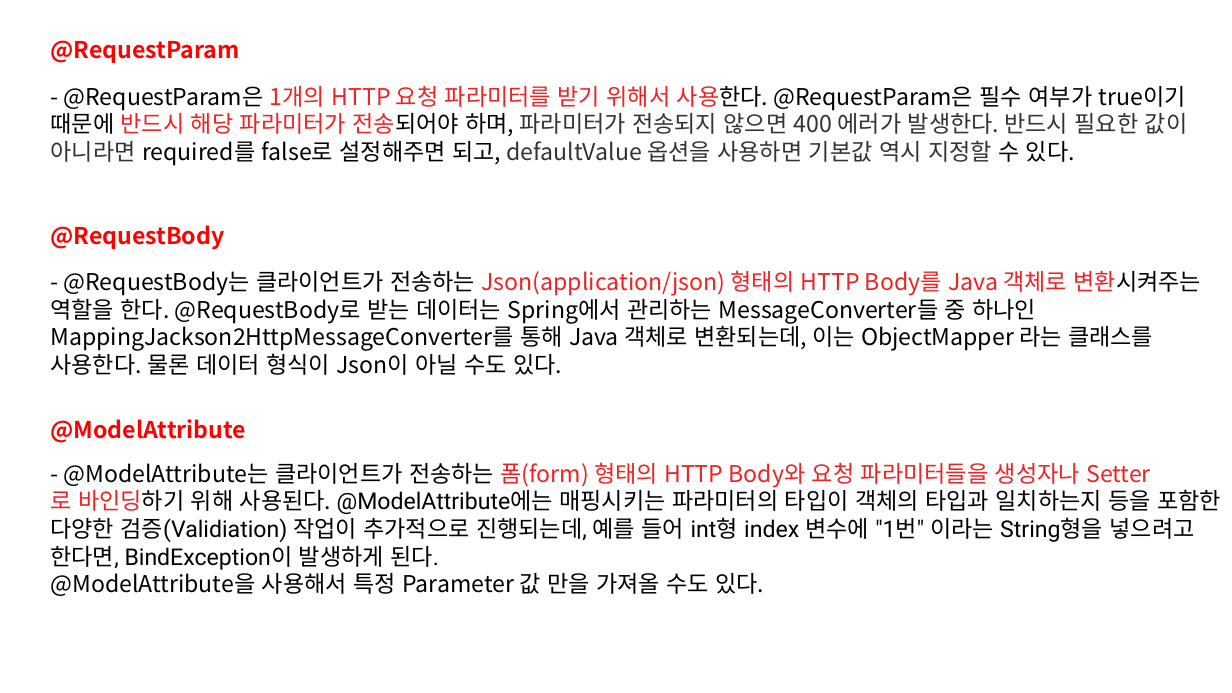
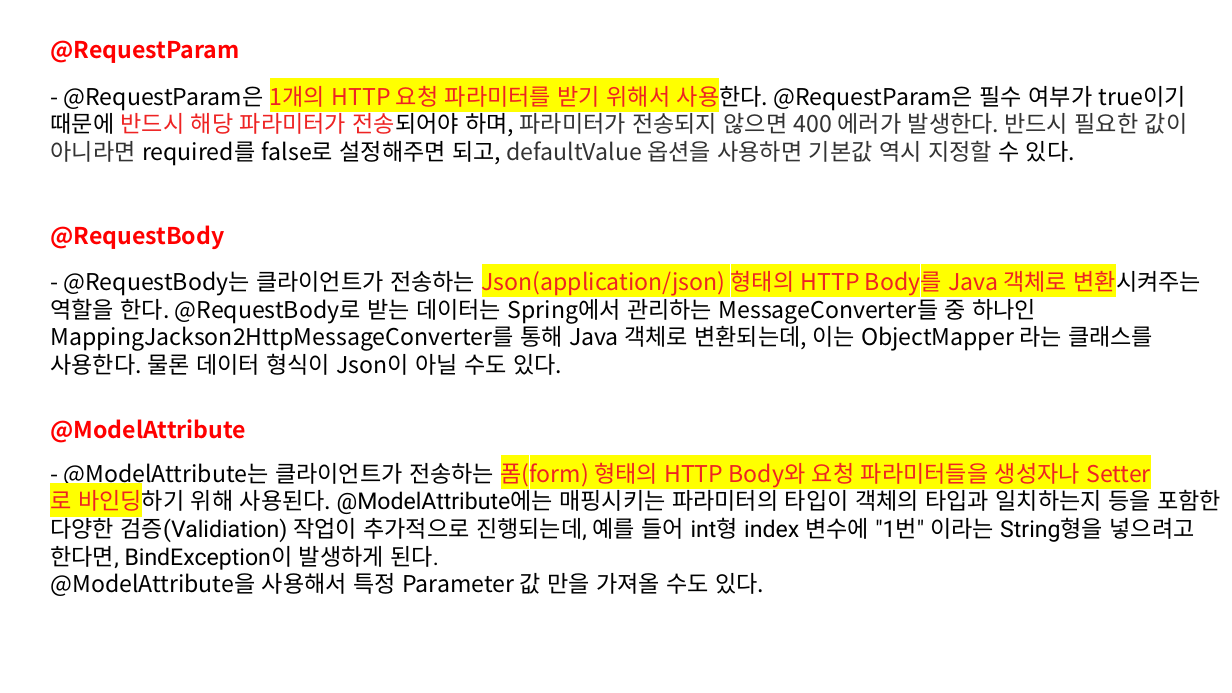
Before and after one commit to kyungmin1221/Tave_Study, a slide deck: slide 3 of 복습정리자료/spring 6주차 정리(kyungmin) .pptx. Drawn at 1232x693 pixels with LibreOffice and Linux fonts; fonts in the diff are those of the drawing. Boxes give left, top, right and bottom in pixels: in the first picture for what was removed or moved away, otherwise in the second. Text is boxed around its words. In the diff, an @@ line names an element or a change of style, - is before the commit and + after.

```diff
--- a/복습정리자료/spring 6주차 정리(kyungmin) .pptx
+++ b/복습정리자료/spring 6주차 정리(kyungmin) .pptx
@@ text "- @RequestParam은 1개의 HTTP 요청 ..." at box(51, 81, 1188, 166): highlight none to #FFFF00 in "1개의 HTTP 요청 파라미터를 받기 위해서 사용한다." @@
@@ text "- @RequestBody는 클라이언트가 전송하는 Json(application/json) ..." at box(50, 267, 1202, 375): highlight none to #FFFF00 in "Json(application/json) 형태의 HTTP Body를 Java 객체로 변환시켜주는" @@
@@ text at box(50, 458, 1221, 570): highlight none to #FFFF00 in "폼(form) 형태의 HTTP Body와 요청 파라미터들을 생성자나 ..." @@
```
Also in this commit, not shown: 5 other slides changed, 1 slide removed, 1 other file.
